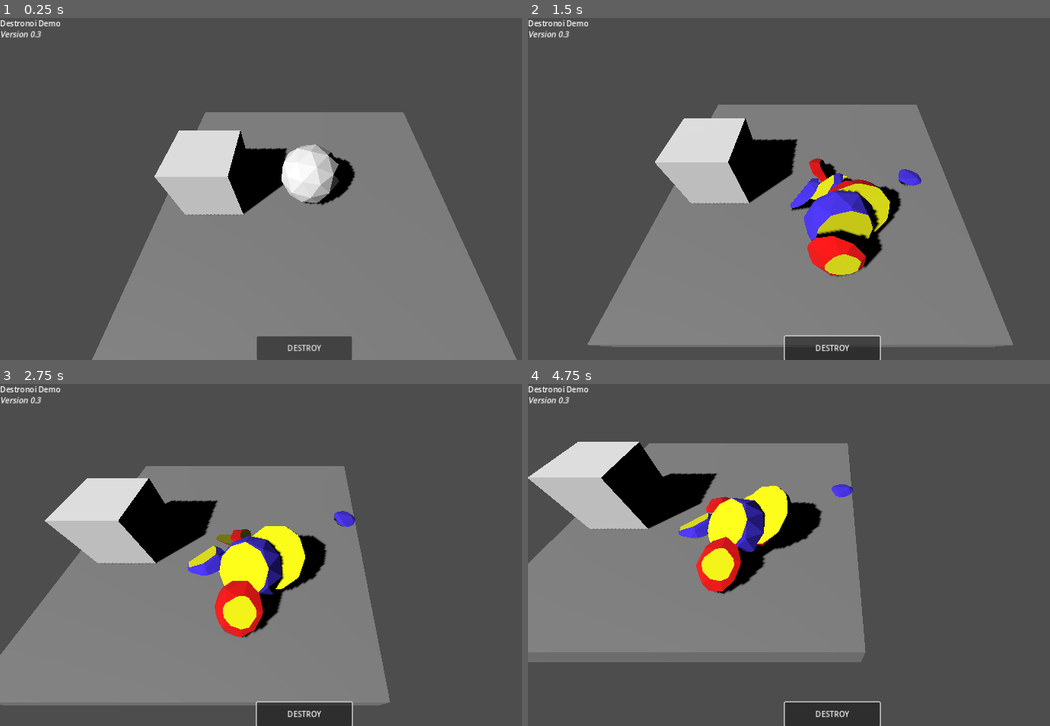
Above: before the commit, frames 1-4 (two rows, left to right).
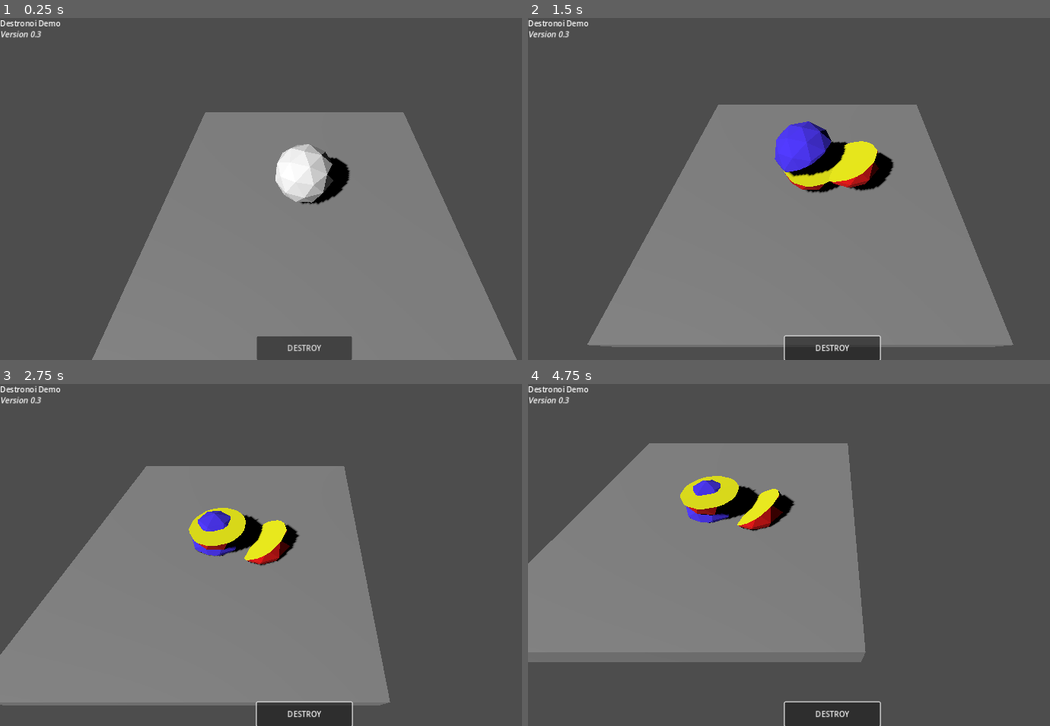
Above: after the commit, the same moments.

Repository: seadaemon/Destronoi
Game: Godot game, scene res://scenes/demo.tscn
Two runs of this game, one before a commit and one after it. Both use one fixed random seed, a clock stepped at 60 frames per second and the inputs below.
Inputs (mouse positions are in pixels of both pictures, inside the frame that each line leads up to):
- Up to frame 1 (0.25 s): no input
- Up to frame 2 (1.5 s): click "DESTROY" at 0.5 s; tap Enter at 1.25 s; move the mouse to (966, 171) at 1.27 s; hold D from 1.28 s (still down); tap Q at 1.35 s; click (966, 171) at 1.42 s
- Up to frame 3 (2.75 s): release D at 2 s; drag from (182, 572) to (271, 623) at 2.02 s
- Up to frame 4 (4.75 s): move the mouse to (893, 479) at 2.77 s; hold D 2.78-3.5 s; tap Q at 2.85, 4.35 s; drag from (799, 623) to (648, 503) at 3.52 s; move the mouse to (1013, 606) at 4.27 s; hold A from 4.28 s (still down)

The runs differ from the first frame. In frame 1, 5.5% of the frame differs, in the area x 29-69%, y 32-58%; in frame 2, 12%, in the area x 24-76%, y 29-76%; in frame 3, 11%; in frame 4, 11%.

Commit message:
Fragments now go "outward" when spawned

Diff:
--- a/project.godot
+++ b/project.godot
@@ -33,3 +33,7 @@
 "events": [Object(InputEventKey,"resource_local_to_scene":false,"resource_name":"","device":-1,"window_id":0,"alt_pressed":false,"shift_pressed":false,"ctrl_pressed":false,"meta_pressed":false,"pressed":false,"keycode":0,"physical_keycode":79,"key_label":0,"unicode":111,"echo":false,"script":null)
 ]
 }
+
+[physics]
+
+3d/run_on_separate_thread=true
--- a/scenes/demo.tscn
+++ b/scenes/demo.tscn
@@ -1,10 +1,9 @@
-[gd_scene load_steps=8 format=3 uid="uid://di10mvy7c74do"]
+[gd_scene load_steps=7 format=3 uid="uid://di10mvy7c74do"]
 
 [ext_resource type="Script" path="res://scripts/demo.gd" id="1_3y721"]
 [ext_resource type="PackedScene" uid="uid://ba0u840pa5233" path="res://scenes/ui.tscn" id="1_aqc1r"]
-[ext_resource type="PackedScene" uid="uid://cxa6qvwct6egu" path="res://scenes/cube.tscn" id="1_sr3y2"]
 [ext_resource type="Script" path="res://scripts/Camera3D.gd" id="3_cv6yu"]
-[ext_resource type="PackedScene" uid="uid://d37qh7bef0ru5" path="res://scenes/sphere.tscn" id="5_kjhn5"]
+[ext_resource type="PackedScene" uid="uid://d37qh7bef0ru5" path="res://scenes/sphere.tscn" id="4_oe3ys"]
 
 [sub_resource type="BoxMesh" id="BoxMesh_qskav"]
 size = Vector3(10, 1, 10)
@@ -35,8 +34,5 @@
 [node name="CollisionShape3D" type="CollisionShape3D" parent="Floor"]
 shape = SubResource("BoxShape3D_2opyn")
 
-[node name="Cube" parent="." instance=ExtResource("1_sr3y2")]
-transform = Transform3D(1, 0, 0, 0, 1, 0, 0, 0, 1, -3.08599, 1.74145, 0)
-
-[node name="Sphere" parent="." instance=ExtResource("5_kjhn5")]
-transform = Transform3D(1, 0, 0, 0, 1, 0, 0, 0, 1, 0.192342, 1.57108, 0)
+[node name="Sphere" parent="." instance=ExtResource("4_oe3ys")]
+transform = Transform3D(1, 0, 0, 0, 1, 0, 0, 0, 1, 0, 1.77573, 0)
--- a/scripts/Destronoi.gd
+++ b/scripts/Destronoi.gd
@@ -29,7 +29,7 @@
 
 	# generate 2^{n+1} pieces
 	# dont go above 4 unless you want to crash
-	var n = 2
+	var n = 1
 
 	for i in range(n):
 		var leaves = []
@@ -68,7 +68,9 @@
 		site = Vector3(randf_range(min_vec.x + 0.45*(max_vec.x-min_vec.x),max_vec.x - 0.45*(max_vec.x-min_vec.x)),
 						randf_range(min_vec.y + 0.0*(max_vec.y-min_vec.y),max_vec.y - 0.0*(max_vec.y-min_vec.y)),
 						randf_range(min_vec.z + 0.45*(max_vec.z-min_vec.z),max_vec.z - 0.45*(max_vec.z-min_vec.z)))
-
+		#site = Vector3(randfn((max_vec.x + min_vec.x)/2.0, 0.1),
+		#			   0,
+		#			   randfn((max_vec.z + min_vec.z)/2.0, 0.1))
 		var num_intersections = 0
 		for tri in range(mdt.get_face_count()):
 			var face_v_ids = [mdt.get_face_vertex(tri,0),mdt.get_face_vertex(tri,1),mdt.get_face_vertex(tri,2)]
--- a/scripts/demo.gd
+++ b/scripts/demo.gd
@@ -10,9 +10,9 @@
 	destroy_button = get_node("UI/HBoxContainer/Button")
 	destroy_button.connect("button_up", on_destroy_button_up)
 
-	var demo_objects = [get_node("Cube"), get_node("Sphere")]
+	var demo_objects = [get_node("Sphere")]
 	#base_object = get_node("Cube")
-	base_object = demo_objects[1]
+	base_object = demo_objects[0]
 	weak_ref = weakref(base_object)
 
 # Called every frame. 'delta' is the elapsed time since the previous frame.
@@ -60,7 +60,7 @@
 		#print(base_object.position)
 		new_body.position = base_object.position
 
-		new_body.set_axis_velocity(Vector3(randf_range(-3,3),randf_range(4,7),randf_range(-3,3)))
+		#new_body.set_axis_velocity(Vector3(randf_range(-3,3),randf_range(4,7),randf_range(-3,3)))
 
 
 		var new_mesh_instance = vst_leaves[vst_leaf]._mesh_instance
@@ -79,7 +79,27 @@
 		#new_collision_shape.shape = new_body_mesh_instance.mesh.create_trimesh_shape()
 		#new_body_mesh_instance.mesh.get_aabb().get_center()
 		#new_body.set_axis_velocity(Vector3(randf_range(-3,3),randf_range(4,7),randf_range(-3,3)))
-		new_body.set_axis_velocity(new_body_mesh_instance.mesh.get_aabb().end - base_object.global_position)
+		var velocity_dir = new_body_mesh_instance.mesh.get_aabb().position - base_object.global_position;
+
+		new_body.center_of_mass_mode = RigidBody3D.CENTER_OF_MASS_MODE_CUSTOM
+		new_body.center_of_mass = new_body_mesh_instance.mesh.get_aabb().get_center()
+		new_body.mass = new_body_mesh_instance.mesh.get_aabb().get_volume()
+		var endpoints = []
+		var estim_dir = Vector3(0,0,0)
+		var last_dot = 0;
+		for i in range(8):
+			var current_endpoint = new_body_mesh_instance.mesh.get_aabb().get_endpoint(i)
+			var current_dot = current_endpoint.dot(base_object.global_position)
+			if current_dot > 0.0:
+				endpoints.append(current_endpoint)
+
+		for x in range(endpoints.size()):
+			estim_dir += endpoints[x]
+		estim_dir /= endpoints.size()
+		estim_dir = estim_dir.normalized()
+		new_body.set_axis_velocity(5.0 * estim_dir)
+		#print(estim_dir)
+		#new_body.set_axis_velocity(10.0  * velocity_dir.normalized())
 		new_collision_shape.shape = new_body_mesh_instance.mesh.create_convex_shape(false,false)
 		new_body.add_child(new_collision_shape)
 		#var colsh = new_body.get_node("CollisionShape3D")
